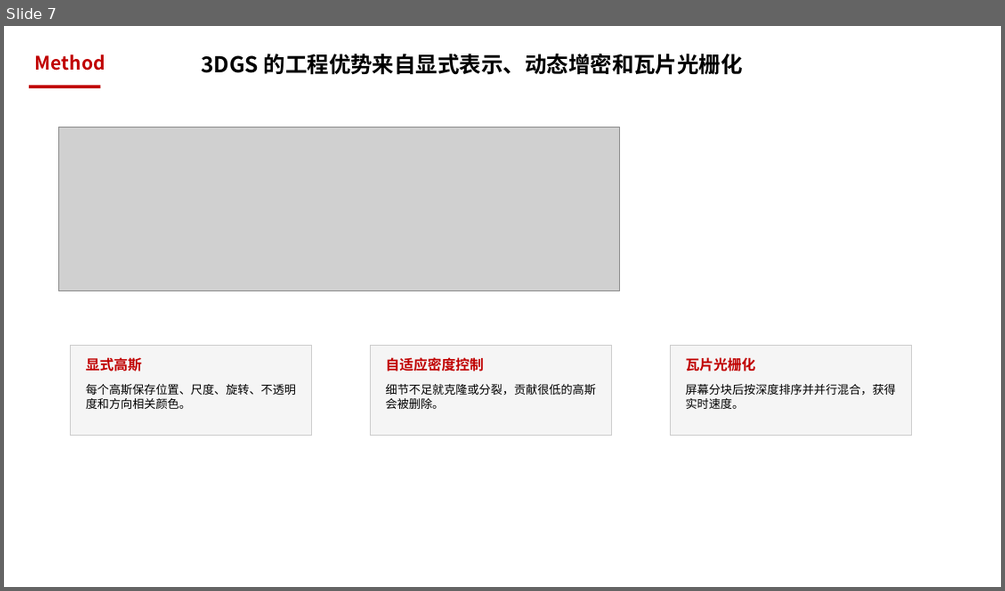
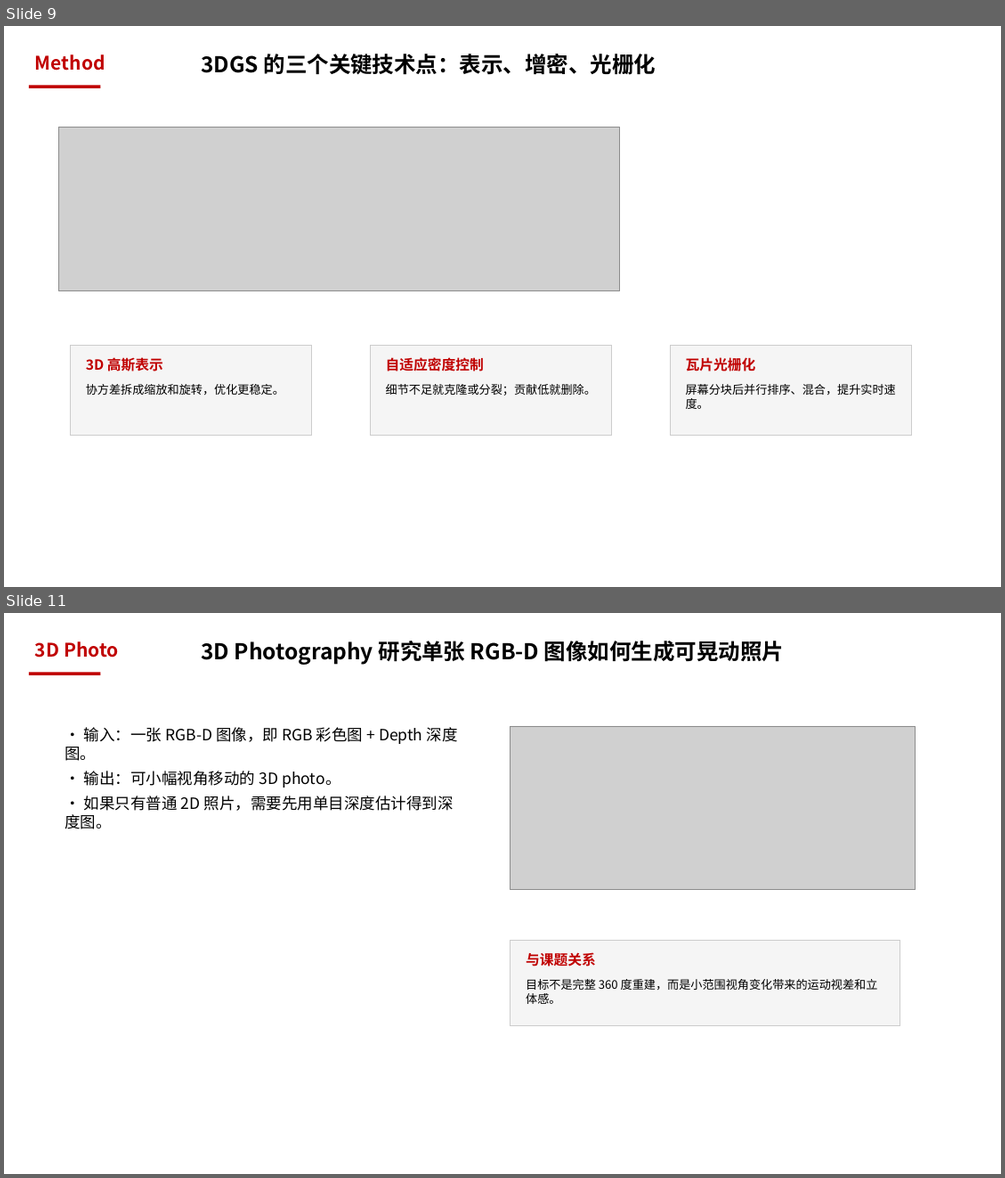
Before and after one commit to mengmcy1/gastric-cbm, a slide deck: 汇报/论文总结7.10_NeRF与3DGS_基础汇报.pptx. Shown one above the other, each under a label of ours: slide 7 before the commit, slides 9 and 11 after it; the slides between them are not shown. The pictures are 1005x591 and 1005x1178 pixels, drawn with LibreOffice and Linux fonts; fonts in the diff are those of the drawing; grey boxes stand for pictures. Boxes give left, top, right and bottom in pixels: in the first picture for what was removed or moved away, otherwise in the second. Text is boxed around its words. In the diff, an @@ line names an element or a change of style, - is before the commit and + after.

```diff
--- a/汇报/论文总结7.10_NeRF与3DGS_基础汇报.pptx
+++ b/汇报/论文总结7.10_NeRF与3DGS_基础汇报.pptx
@@ slide 11 added at (4, 613, 1001, 1174), background #FFFFFF @@
@@ text added at (35, 641, 119, 657), 24 pt, text #C00000, bold @@
+3D Photo
@@ text added at (201, 641, 784, 665), 28 pt, text #000000, bold @@
+3D Photography 研究单张 RGB-D 图像如何生成可晃动照片
@@ rectangle added at (29, 673, 100, 676), fill #C00000 @@
@@ text added at (65, 727, 458, 829), 20 pt, text #000000 @@
+• 输入：一张 RGB-D 图像，即 RGB 彩色图 + Depth 深度图。
+• 输出：可小幅视角移动的 3D photo。
+• 如果只有普通 2D 照片，需要先用单目深度估计得到深度图。
@@ picture added at (510, 726, 915, 890) @@
@@ rectangle added at (510, 940, 899, 1026), fill #F5F5F5, outline #CCCCCC 1 pt @@
@@ text added at (526, 952, 596, 966), 18 pt, text #C00000, bold @@
+与课题关系
@@ text added at (526, 979, 878, 1004), 15 pt, text #000000 @@
+目标不是完整 360 度重建，而是小范围视角变化带来的运动视差和立体感。
@@ what was slide 7 is now slide 9 @@
@@ slide 9 changed as well @@
@@ text at (201, 54, 655, 75): text changed @@
-3DGS 的工程优势来自显式表示、动态增密和瓦片光栅化
+3DGS 的三个关键技术点：表示、增密、光栅化
@@ text at (86, 357, 163, 371): text changed @@
-显式高斯
+3D 高斯表示
@@ text at (86, 384, 284, 394): text changed @@
-每个高斯保存位置、尺度、旋转、不透明度和方向相关颜色。
+协方差拆成缩放和旋转，优化更稳定。
@@ text at (386, 384, 596, 395): text changed @@
-细节不足就克隆或分裂，贡献很低的高斯会被删除。
+细节不足就克隆或分裂；贡献低就删除。
@@ text at (686, 384, 896, 409): text changed @@
-屏幕分块后按深度排序并并行混合，获得实时速度。
+屏幕分块后并行排序、混合，提升实时速度。
```
Also in this commit, not shown: 1 other slide changed, 14 other slides added, 8 slides removed, 15 other files.
